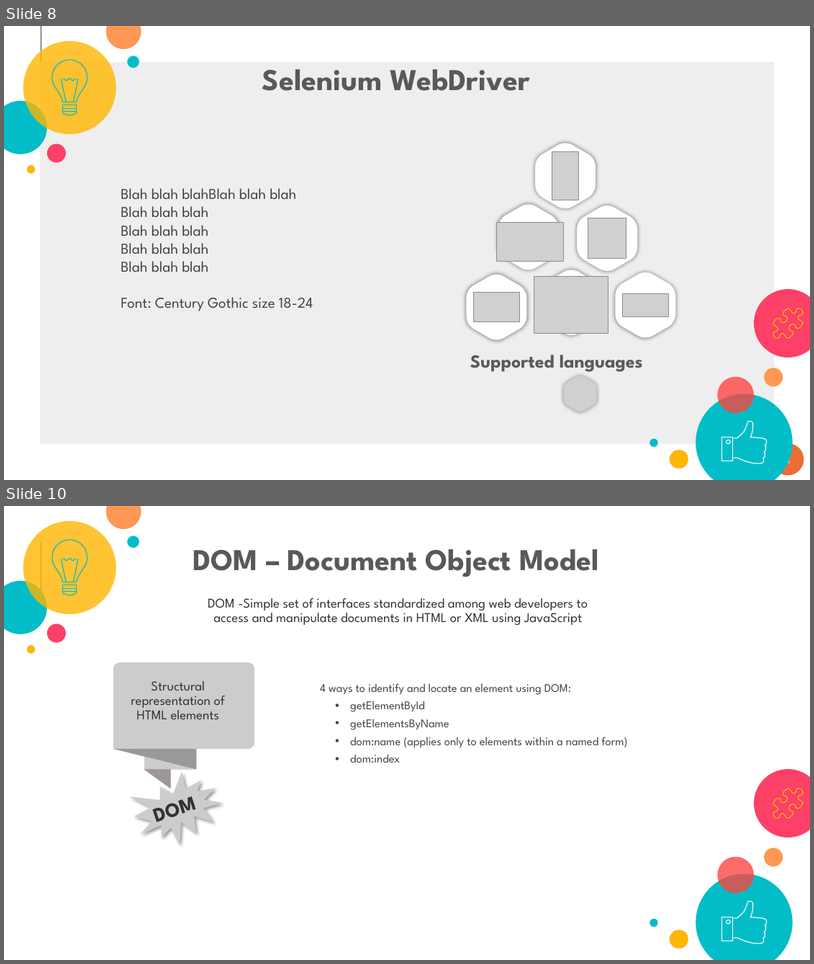
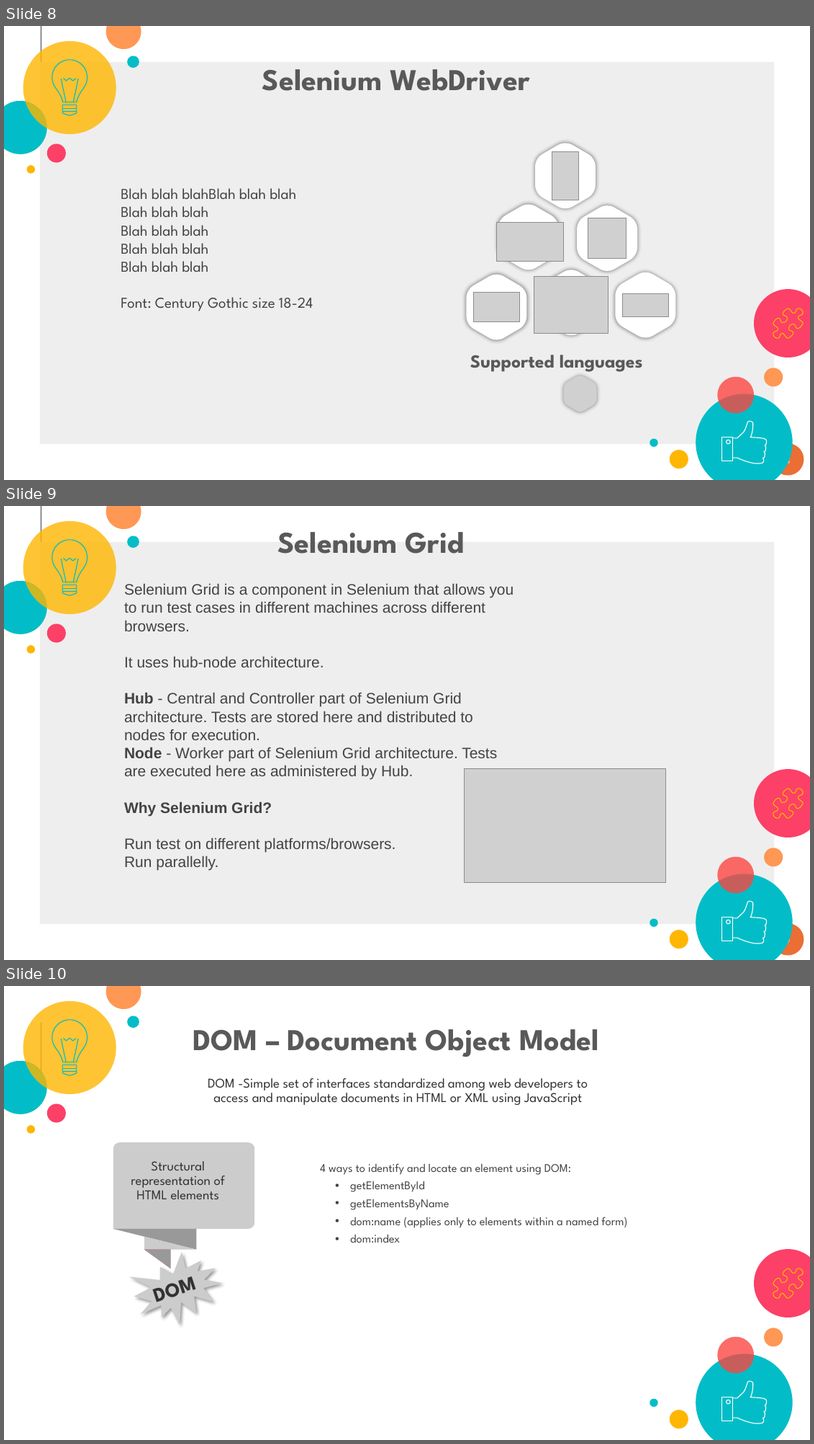
Before and after one commit to ashwinbalajiks/pragra-docs, a slide deck: Selenium/Pragra_Selenium_Draft_12Nov.pptx. Shown one above the other, each under a label of ours: slides 8 and 10 before the commit, slides 8, 9 and 10 after it; the slides between them are not shown. The pictures are 814x964 and 814x1444 pixels, drawn with LibreOffice and Linux fonts; fonts in the diff are those of the drawing; grey boxes stand for pictures; background and template pictures are left out. Boxes give left, top, right and bottom in pixels: in the first picture for what was removed or moved away, otherwise in the second. Text is boxed around its words. In the diff, an @@ line names an element or a change of style, - is before the commit and + after.

```diff
--- a/Selenium/Pragra_Selenium_Draft_12Nov.pptx
+++ b/Selenium/Pragra_Selenium_Draft_12Nov.pptx
@@ slide 9 added at [4,506,810,960], background #FFFFFF; not listed: 27 template elements that a slide beside it also shows @@
@@ text added at [278,532,465,554], 36 pt, text #595959, bold @@
+Selenium Grid
@@ text added at [124,584,514,870], 18 pt, text #434343 @@
+Selenium Grid is a component in Selenium that allows you to run test cases in different machines across different browsers.
+It uses hub-node architecture.
+Hub - Central and Controller part of Selenium Grid architecture. Tests are stored here and distributed to nodes for execution.
+Node - Worker part of Selenium Grid architecture. Tests are executed here as administered by Hub.
+Why Selenium Grid?
+Run test on different platforms/browsers.
+Run parallelly.
@@ picture added at [464,769,666,883] @@
```
Also in this commit, not shown: 7 slides changed, 1 other slide added, 2 slides removed.
